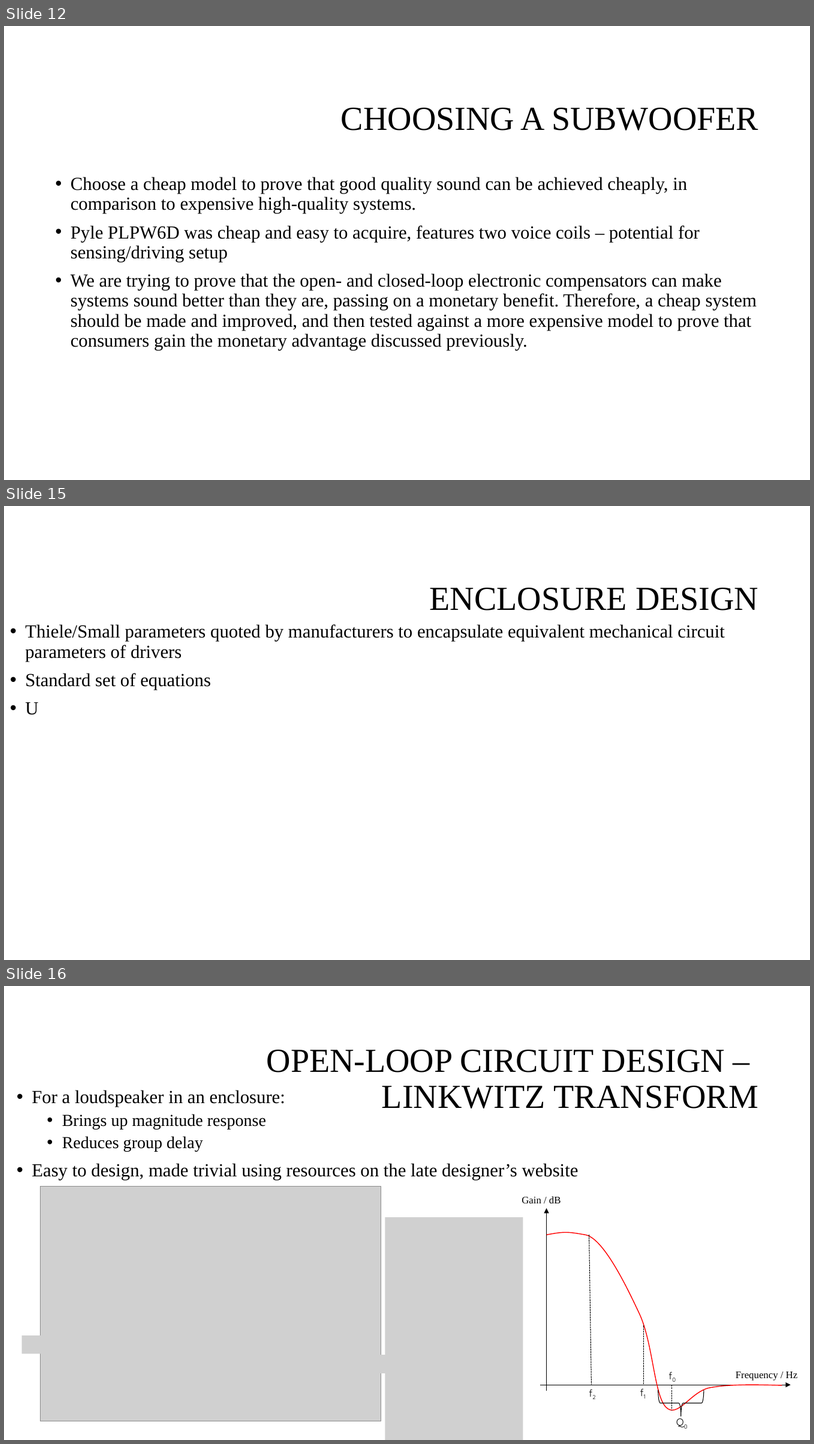
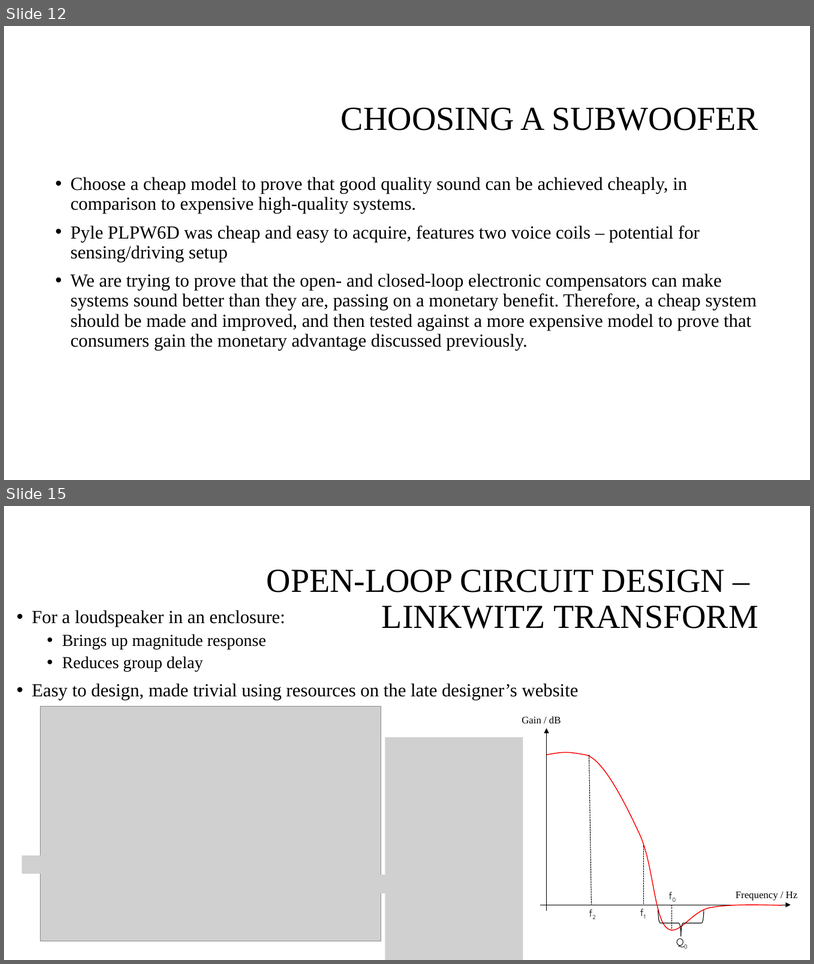
Before and after one commit to spez1998/3rd-year-project, a slide deck: Deliverables/2ndMarkerViva/viva_presentation.pptx. Shown one above the other, each under a label of ours: slides 12, 15 and 16 before the commit, slides 12 and 15 after it; the slides between them are not shown. The pictures are 814x1444 and 814x964 pixels, drawn with LibreOffice and Linux fonts; fonts in the diff are those of the drawing; grey boxes stand for pictures; background and template pictures are left out. Boxes give left, top, right and bottom in pixels: in the first picture for what was removed or moved away, otherwise in the second. Text is boxed around its words. In the diff, an @@ line names an element or a change of style, - is before the commit and + after.

```diff
--- a/Deliverables/2ndMarkerViva/viva_presentation.pptx
+++ b/Deliverables/2ndMarkerViva/viva_presentation.pptx
@@ slide 15 removed at bbox=[4, 506, 810, 960], background #FFFFFF @@
@@ title removed at bbox=[430, 588, 759, 610] @@
-ENCLOSURE DESIGN
@@ text removed at bbox=[25, 624, 725, 715] @@
-• Thiele/Small parameters quoted by manufacturers to encapsulate equivalent mechanical circuit parameters of drivers
-• Standard set of equations
-• U
@@ what was slide 16 is now slide 15 @@
```
Also in this commit, not shown: 4 slides changed, 1 slide added, 1 other slide removed.
